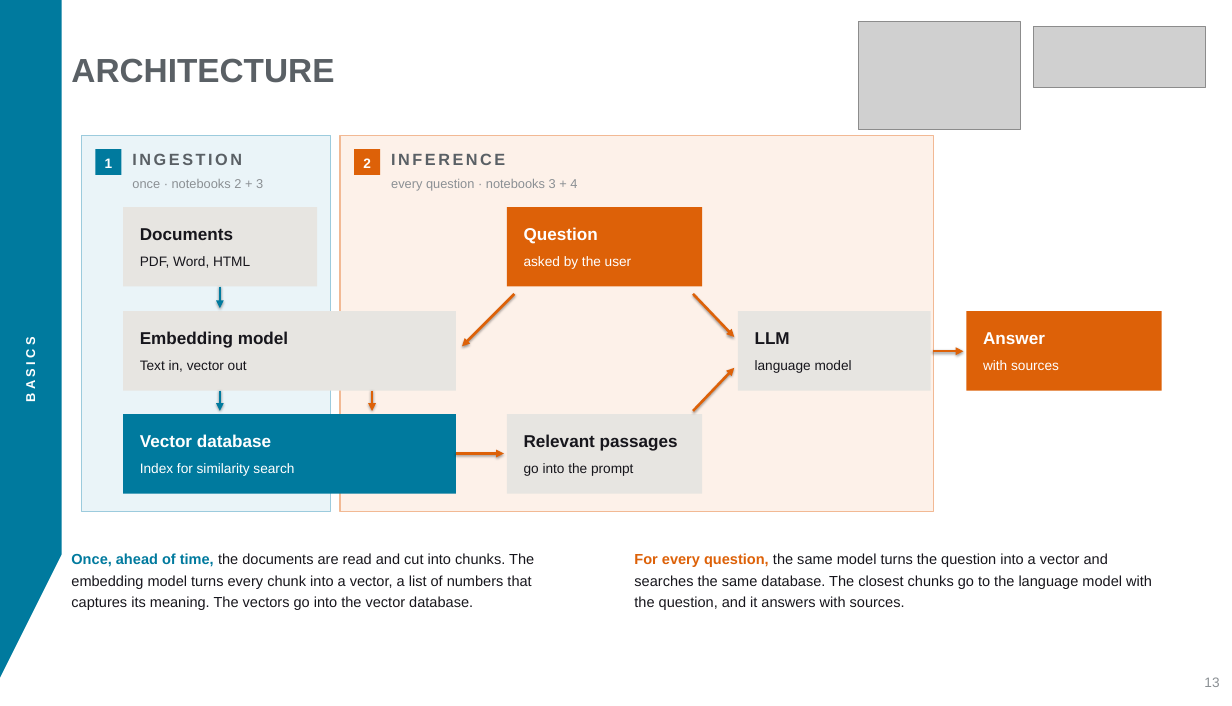
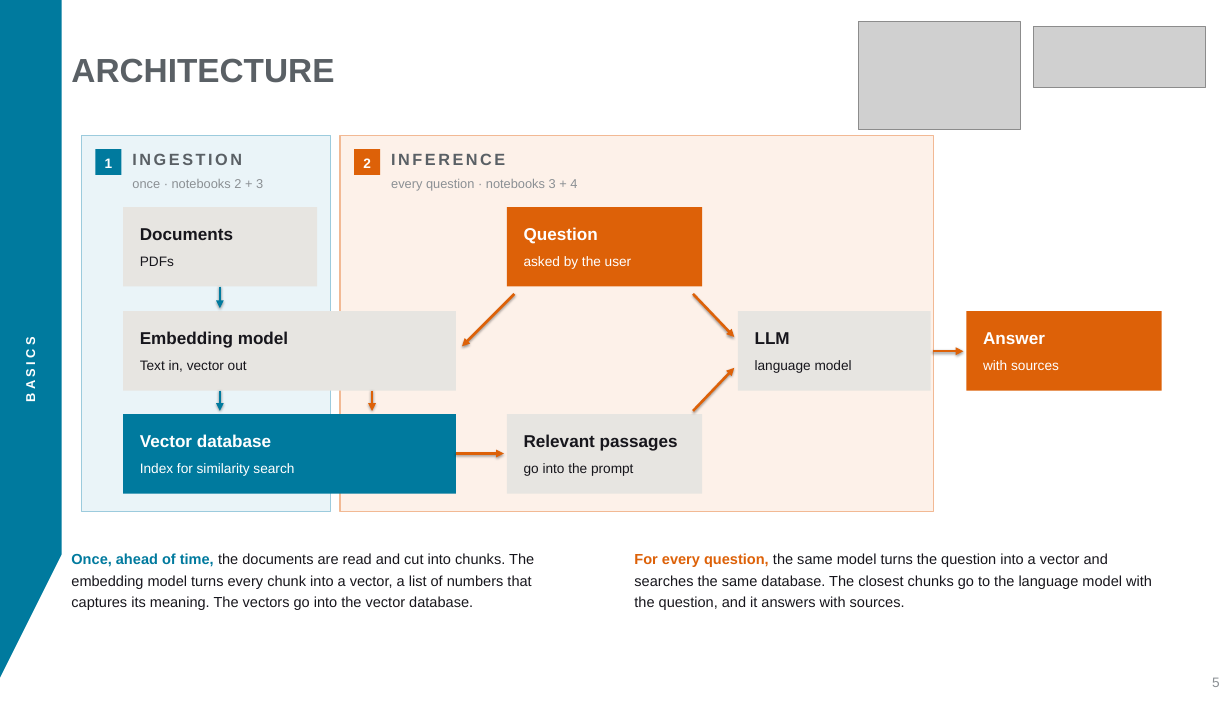
Before and after one commit to aihpi/workshop-rag-basics, a slide deck: slide 5 of workshop/slides/rag-workshop.pptx (slide 13 before the commit). Drawn at 1232x706 pixels with LibreOffice and Linux fonts; fonts in the diff are those of the drawing; grey boxes stand for pictures. Boxes give left, top, right and bottom in pixels: in the first picture for what was removed or moved away, otherwise in the second. Text is boxed around its words. In the diff, an @@ line names an element or a change of style, - is before the commit and + after.

```diff
--- a/workshop/slides/rag-workshop.pptx
+++ b/workshop/slides/rag-workshop.pptx
@@ text at box(140, 256, 174, 266): text changed @@
-PDF, Word, HTML
+PDFs
@@ text at box(1212, 677, 1220, 687): text changed @@
-13
+5
```
Also in this commit, not shown: 21 other slides changed, 6 slides added, 4 slides removed, 11 other files.
